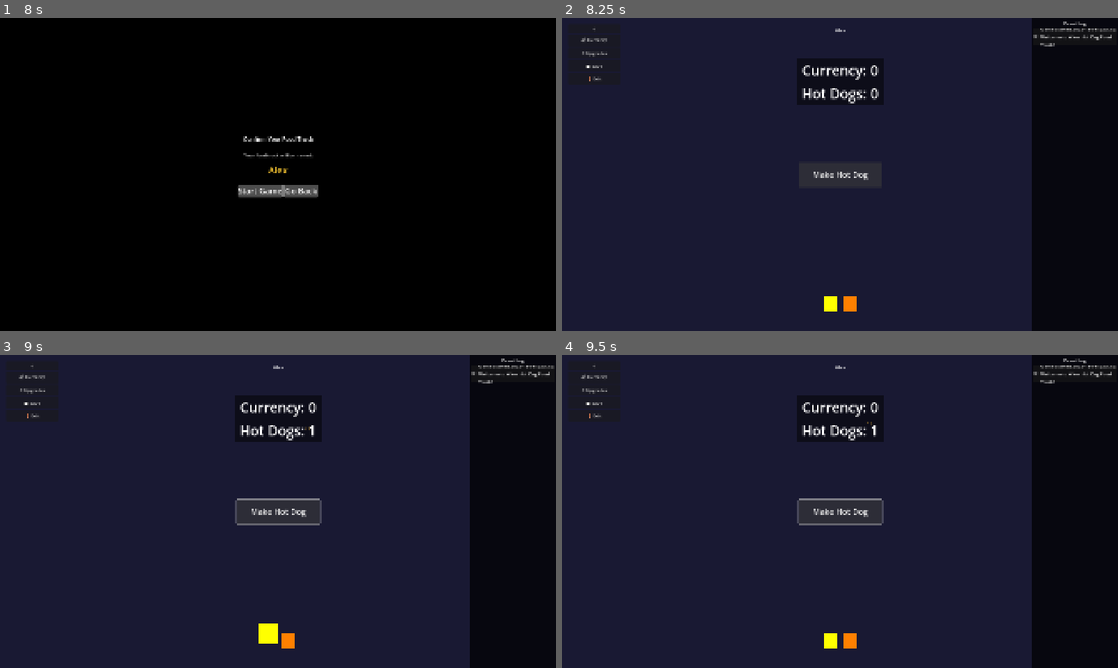
Above: before the commit, frames 1-4 (two rows, left to right).
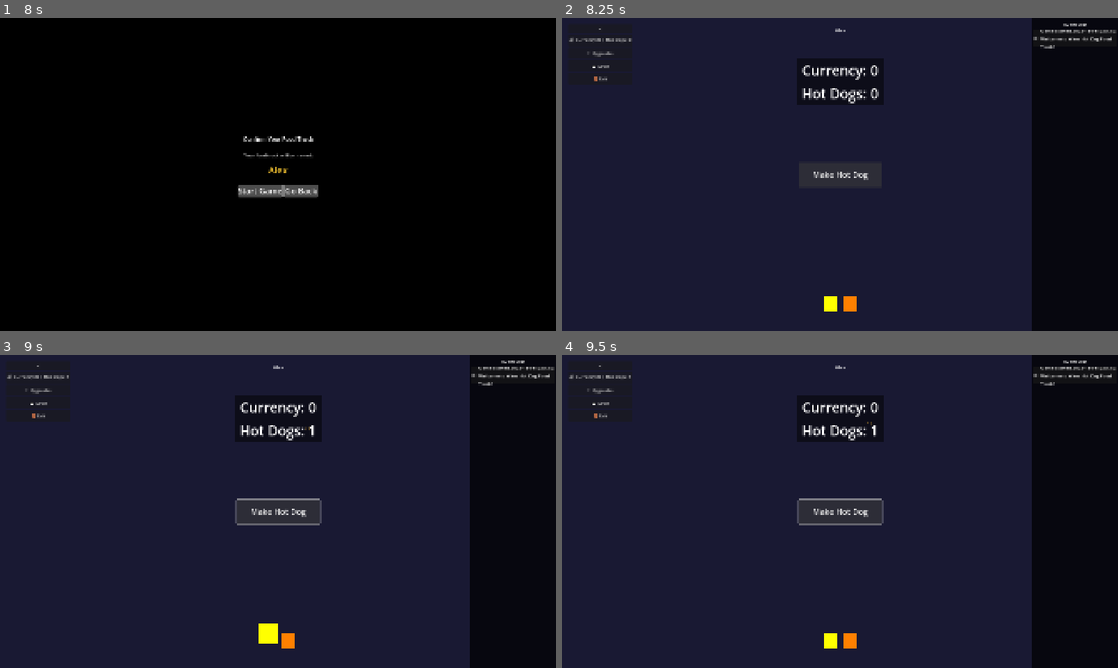
Above: after the commit, the same moments.

Repository: aaronleebrooks/weenieworld
Game: Godot game, scene res://scenes/main_menu/MainMenu.tscn
The game is run twice, just before and just after one commit, with the same random seed, the same clock (stepped at 60 frames per second) and the same inputs.
Inputs (mouse positions are in pixels of both pictures, inside the frame that each line leads up to):
- Up to frame 1 (8 s): click "New Game" at 0.5 s; click (278, 158) at 1.27 s; type "Alex" at 1.35 s; click "New Game" at 2 s; click "Start Game" at 2.75 s; click "Start Game" at 3.5 s; click "New Game" at 4.25 s; click "Start Game" at 5 s; click "Cancel" at 5.75 s; click "Go Back" at 6.5 s; click "Options" at 7.25 s
- Up to frame 2 (8.25 s): tap Enter at 8, 8.1 s
- Up to frame 3 (9 s): click "Make Hot Dog" at 8.75 s
- Up to frame 4 (9.5 s): no input

Frame 1 is identical in both runs. In frame 2, 0.6% of the frame differs, in the area x 1-100%, y 1-21%; in frame 3, 0.6%; in frame 4, 0.6%.

Commit message:
Fix menu button width, add live currency display, fix event log layout with proper UI containers

Diff:
--- a/scenes/game/Game.gd
+++ b/scenes/game/Game.gd
@@ -57,6 +57,9 @@
 
 	# Set initial menu state
 	_update_menu_button_texts()
+
+	# Update currency display
+	_update_currency_button_display()
 
 
 
@@ -228,13 +231,33 @@
 func _update_menu_button_texts():
 	"""Update button texts based on current menu state"""
 	if currency_button:
-		currency_button.text = "💰" if not menu_visible else "💰 Currency"
+		if not menu_visible:
+			currency_button.text = "💰"
+			currency_button.custom_minimum_size.x = 50
+		else:
+			currency_button.text = "💰 Currency"
+			currency_button.custom_minimum_size.x = 0
 	if upgrade_button:
-		upgrade_button.text = "⚡" if not menu_visible else "⚡ Upgrades"
+		if not menu_visible:
+			upgrade_button.text = "⚡"
+			upgrade_button.custom_minimum_size.x = 50
+		else:
+			upgrade_button.text = "⚡ Upgrades"
+			upgrade_button.custom_minimum_size.x = 0
 	if save_button:
-		save_button.text = "💾" if not menu_visible else "💾 Save"
+		if not menu_visible:
+			save_button.text = "💾"
+			save_button.custom_minimum_size.x = 50
+		else:
+			save_button.text = "💾 Save"
+			save_button.custom_minimum_size.x = 0
 	if exit_button:
-		exit_button.text = "🚪" if not menu_visible else "🚪 Exit"
+		if not menu_visible:
+			exit_button.text = "🚪"
+			exit_button.custom_minimum_size.x = 50
+		else:
+			exit_button.text = "🚪 Exit"
+			exit_button.custom_minimum_size.x = 0
 
 
 func _on_viewport_size_changed():
@@ -393,10 +416,17 @@
 	print("Game: Exit cancelled, staying in game")
 
 func _update_currency_button_display():
-	"""Update currency button tooltip with current balance"""
+	"""Update currency button with current values"""
 	if currency_button and hot_dog_manager:
-		var formatted_currency = hot_dog_manager.get_formatted_currency()
-		currency_button.tooltip_text = formatted_currency
+		var currency = hot_dog_manager.currency_balance
+		var hot_dogs = hot_dog_manager.hot_dogs_inventory
+
+		if not menu_visible:
+			currency_button.text = "💰"
+			currency_button.tooltip_text = "Currency: %d\nHot Dogs: %d" % [currency, hot_dogs]
+		else:
+			currency_button.text = "💰 Currency: %d | Hot Dogs: %d" % [currency, hot_dogs]
+			currency_button.tooltip_text = "Current balances"
 
 func display_game_data():
 	"""Display current game data for debugging"""
--- a/scenes/ui/EventLog.tscn
+++ b/scenes/ui/EventLog.tscn
@@ -31,6 +31,7 @@
 
 [node name="Header" type="HBoxContainer" parent="EventContainer"]
 layout_mode = 2
+custom_minimum_size = Vector2(0, 30)
 
 [node name="Title" type="Label" parent="EventContainer/Header"]
 layout_mode = 2
@@ -46,4 +47,3 @@
 [node name="EventListContainer" type="VBoxContainer" parent="EventContainer/EventList"]
 layout_mode = 2
 size_flags_horizontal = 3
-offset_top = 25.0
